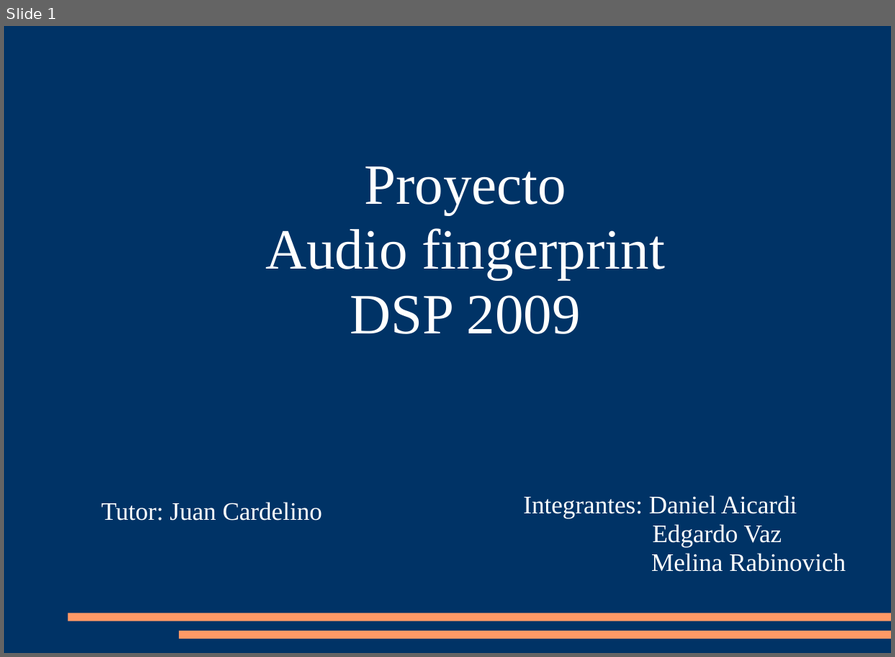
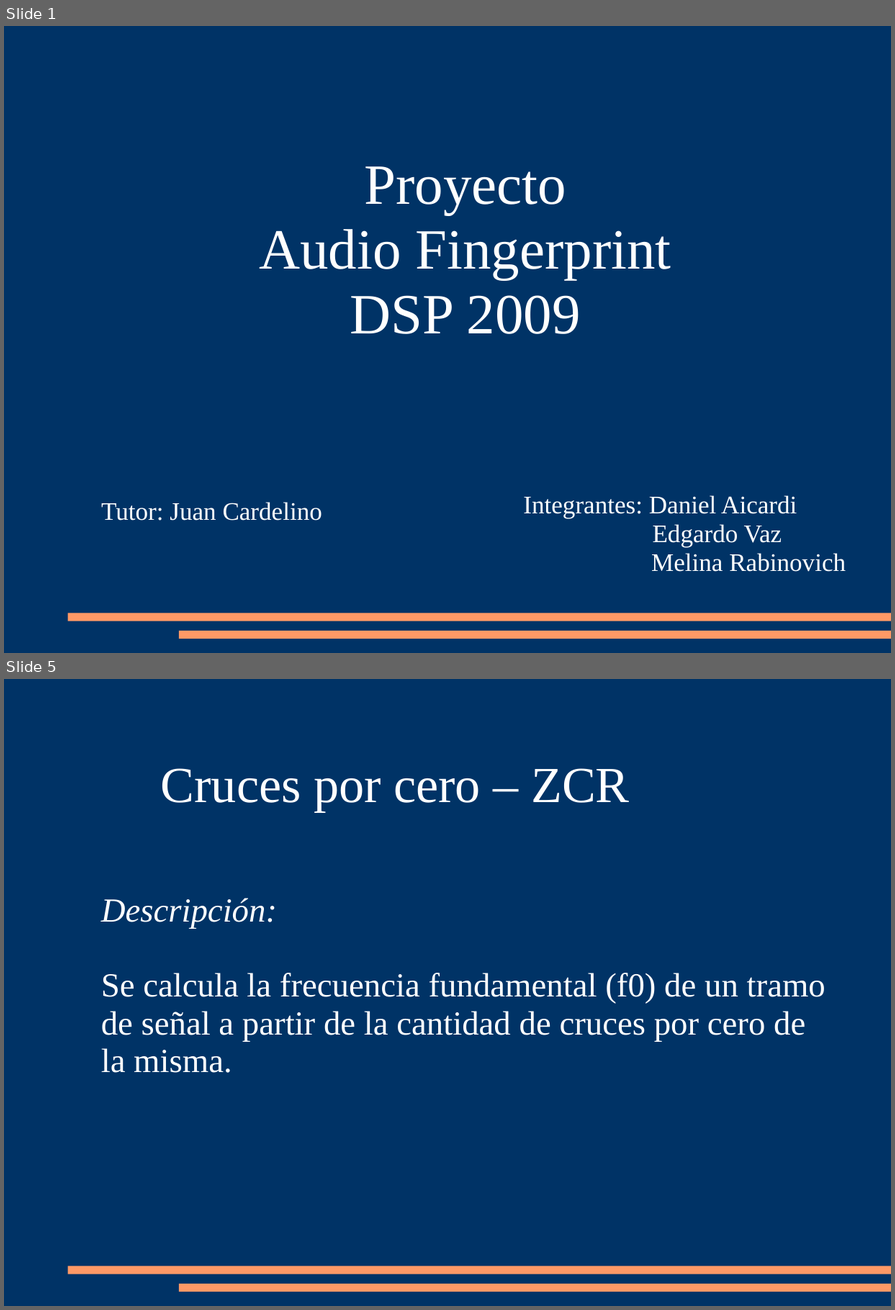
Before and after one commit to mrabinovichm/audio-fingerprint, a slide deck: Presentacion.ppt. Shown one above the other, each under a label of ours: slide 1 before the commit, slides 1 and 5 after it; the slides between them are not shown. The pictures are 895x657 and 895x1310 pixels, drawn with LibreOffice and Linux fonts; fonts in the diff are those of the drawing. Boxes give left, top, right and bottom in pixels: in the first picture for what was removed or moved away, otherwise in the second. Text is boxed around its words. In the diff, an @@ line names an element or a change of style, - is before the commit and + after.

```diff
--- a/Presentacion.ppt
+++ b/Presentacion.ppt
@@ slide 5 added at (4, 679, 891, 1306), background #003366; not listed: 2 template elements that a slide beside it also shows @@
@@ text added at (161, 768, 629, 812), 48 pt, text #FFFFFF @@
+Cruces por cero – ZCR
@@ text added at (101, 898, 826, 1073), 32 pt, text #FFFFFF @@
+Descripción:
+Se calcula la frecuencia fundamental (f0) de un tramo
+de señal a partir de la cantidad de cruces por cero de
+la misma.
@@ slide 1 changed as well @@
@@ text at (259, 229, 671, 279): text changed @@
-Audio fingerprint
+Audio Fingerprint
```
Also in this commit, not shown: 5 other slides added, 2 other files.
